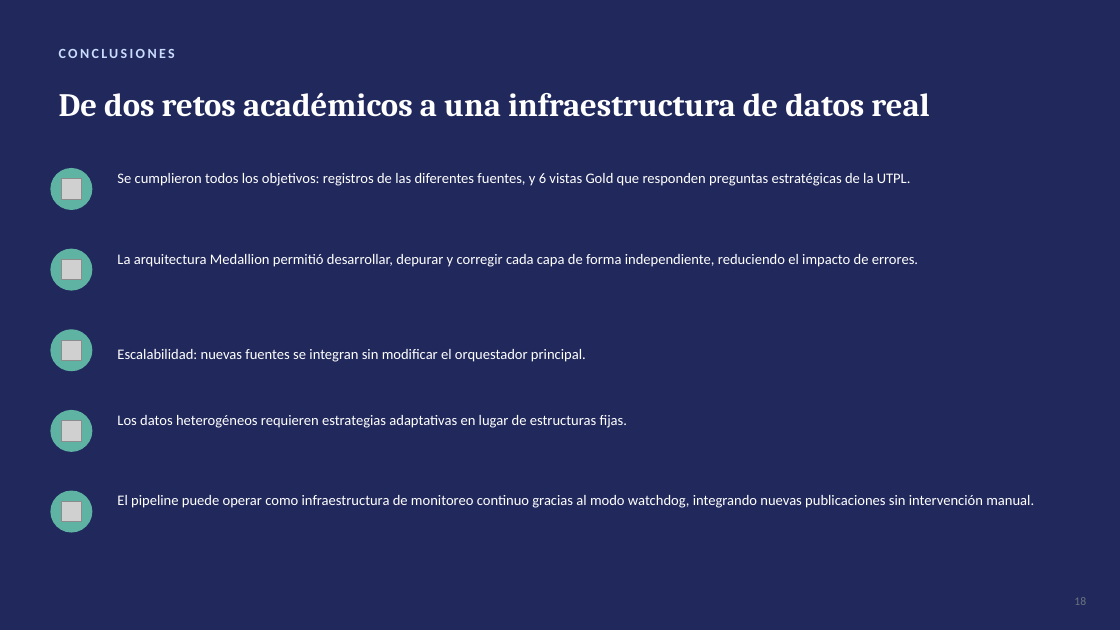
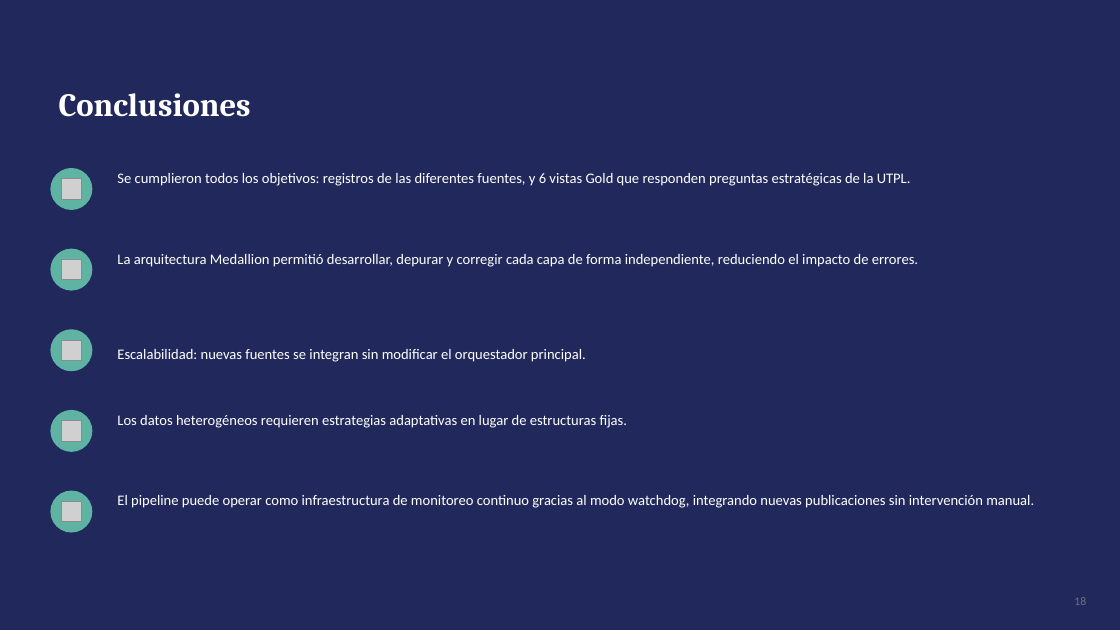
Before and after one commit to MathLeoYa/Practicum_2.2, a slide deck: slide 8 of Reto final/Macroentorno_Ecuatoriano_Presentacion.pptx (slide 9 before the commit). Drawn at 1120x630 pixels with LibreOffice and Linux fonts; fonts in the diff are those of the drawing; grey boxes stand for pictures. Boxes give left, top, right and bottom in pixels: in the first picture for what was removed or moved away, otherwise in the second. Text is boxed around its words. In the diff, an @@ line names an element or a change of style, - is before the commit and + after.

```diff
--- a/Reto final/Macroentorno_Ecuatoriano_Presentacion.pptx
+++ b/Reto final/Macroentorno_Ecuatoriano_Presentacion.pptx
@@ text removed at (x1=59, y1=49, x2=175, y2=58) @@
-CONCLUSIONES
@@ text at (x1=59, y1=93, x2=251, y2=117): text changed @@
-De dos retos académicos a una infraestructura de datos real
+Conclusiones
```
Also in this commit, not shown: 4 other slides changed, 1 slide removed, 2 other files.
